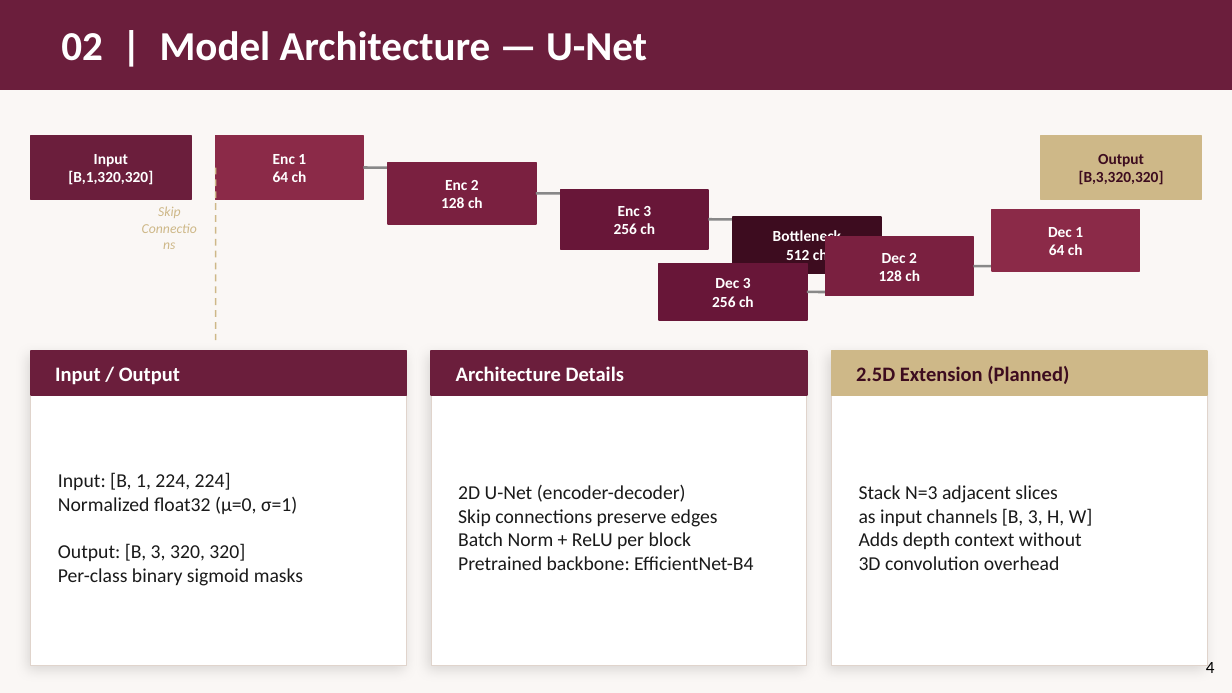
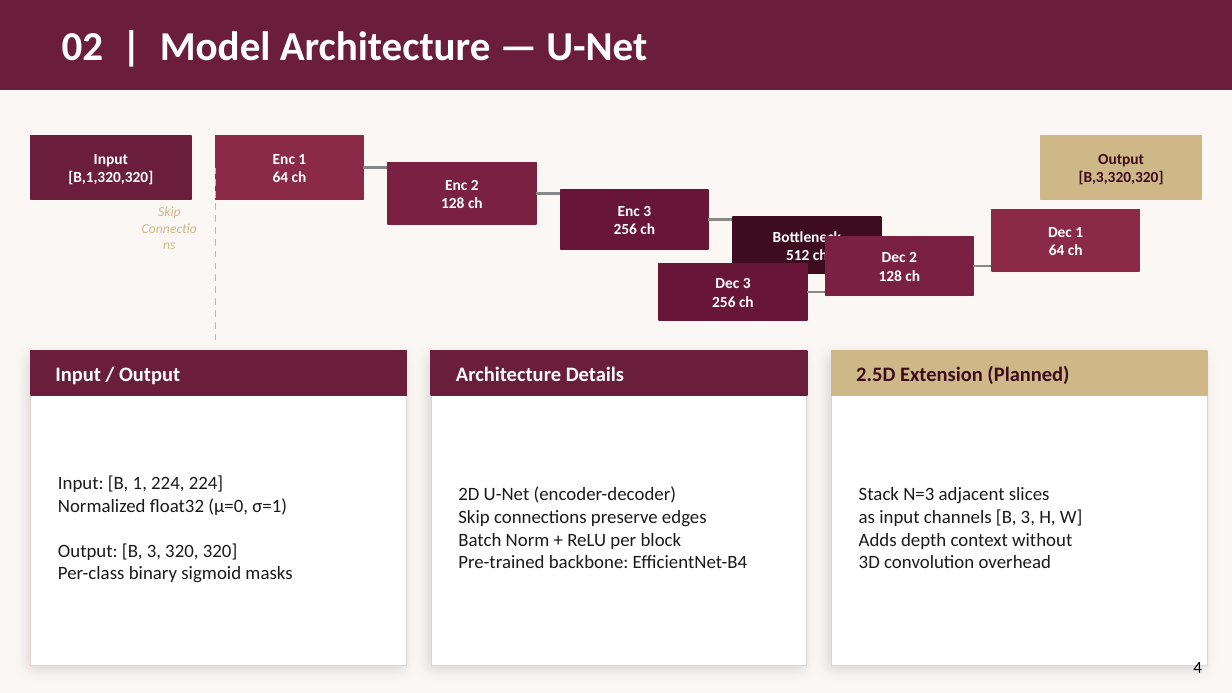
Before and after one commit to William-Ohonba/DS_Health_UWM_Project, a slide deck: slide 4 of presentations/Presentation3_GI_Segmentation.pptx. Drawn at 1232x693 pixels with LibreOffice and Linux fonts; fonts in the diff are those of the drawing. Boxes give left, top, right and bottom in pixels: in the first picture for what was removed or moved away, otherwise in the second. Text is boxed around its words. In the diff, an @@ line names an element or a change of style, - is before the commit and + after.

```diff
--- a/presentations/Presentation3_GI_Segmentation.pptx
+++ b/presentations/Presentation3_GI_Segmentation.pptx
@@ text "Skip" rewrapped from (458, 509, 592, 526) to (458, 510, 587, 526) @@
@@ text "Input: [B, 1, 224, 224]" at (58, 475, 292, 583): size 11.5 to 11 pt @@
@@ text "Stack N=3 adjacent slices" at (859, 487, 1083, 568): size 11.5 to 11 pt @@
@@ text at (458, 486, 707, 549): size 11.5 to 11 pt in "2D U-Net (encoder-decoder)", "Skip connections preserve edges", "Batch Norm + ReLU per block" @@
@@ text at (458, 555, 747, 568): text changed; size 11.5 to 11 pt @@
-Pretrained backbone: EfficientNet-B4
+Pre-trained backbone: EfficientNet-B4
@@ text "4": place and size @@
-text "4" at (1206, 662, 1215, 673)
+text "4" at (1193, 662, 1202, 673)
```
Also in this commit, not shown: 8 other slides changed, 8 other files.
